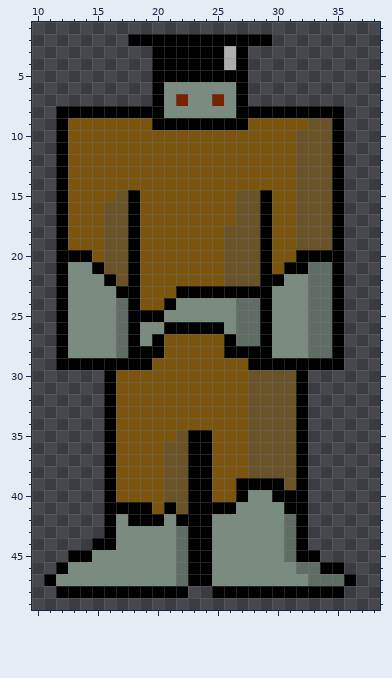
Pixel-art sprite, stored at app/src/main/res/drawable/orc_smart.png. This is how it looked before the edit.
The file is 50x50 pixels. Shown: x 10..38, y 1..49.
Once edited:
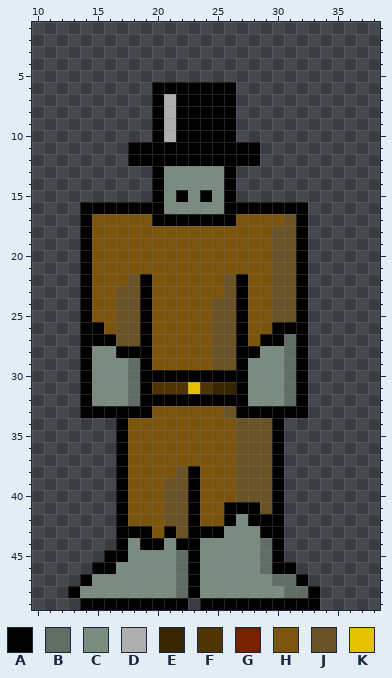
Palette (. is transparent): A #000000  B #606d64  C #7a8c80  D #aeaeae  E #382501  F #503502  G #772200  H #7b550d  J #6a5327  K #e5c200
Log entry: Added a bunch of Model.redraw() calls to make the smart orc work
The exact change:
Changed rows in their new state; - is an unchanged pixel.
first column x 11:
 2 -------............-------
 3 ---------........---------
 4 ---------........---------
 5 ---------........---------
 6 ----------AAAAAA.---------
 7 ----------DAAAAA.---------
 8 -........-DAAAAA.........-
 9 -........-D-----.........-
10 -........ADAAAAA.........-
11 -......AAAAAAAAAAA.......-
12 -......AAAAAAAAAAA.......-
13 -........ACCCCCA.........-
14 -........ACCCCCA.........-
15 -........ACACACA.........-
16 -..AAAA-AACCCCCAAA-AAA...-
17 -..A-HHH-AAAAAAAHHH-JA...-
18 -..A-HHH-------HHHHJJA...-
19 -..A-HHH-------HHHHJJA...-
20 -..--HHH-------HHHHJJ-...-
21 -..AHHHH-------HHHHJJ-...-
22 -..AHHHJA-------AHHJJA...-
23 -..AHHJJA--HHHHJ-HHJJA...-
24 -..AHHJJA-HHHHJJAHHJJA...-
25 -..AHHJJ-HHHHHJJAHHJJA...-
26 -..AAHJJAHHHHHJJAHHAAA...-
27 -..AAAJJAH----JJAH-ABA...-
28 -..A--A--H----JJ--C-BA...-
29 -..-CCCB------JJACCCB-...-
30 ---ACCCBAAAAAAAAACCCB-----
31 ---ACCCBAFFFKFEEACCCB-----
32 ---ACCCBAAAAAAAAACCCB-----
33 ---AA-AAA------JAAAAA-----
34 -----.A---------J--A..----
35 -----.A----HHH--J--A..----
36 -----.A---HHHH--J--A..----
37 -----.A---HHHH--J--A..----
38 -----.A---H--H--J--A..----
39 -----.A------H--JJJ-..----
40 -----.A------H--JJJ-..----
41 -----.-HH-J--HH-AAJA..----
42 -----.AHHHJJ-HHA-AAA..----
43 -----.AAAHAJ--A---AA..----
44 ----..A-AA-A-C----BA..----
45 --...AA------C----BA...---
46 -...AA-------C----BAA....-
47 ...A---------C-----BBA....
48 -.-CCCCCCCCBACCCCCCCBB-..-
49 ---AAAAAAAAA-AAAAAAAAAA---
Boxes around the changes in both pictures, in picture pixels (x1, y1, x2, y2):
changed: (44, 34, 356, 610)
